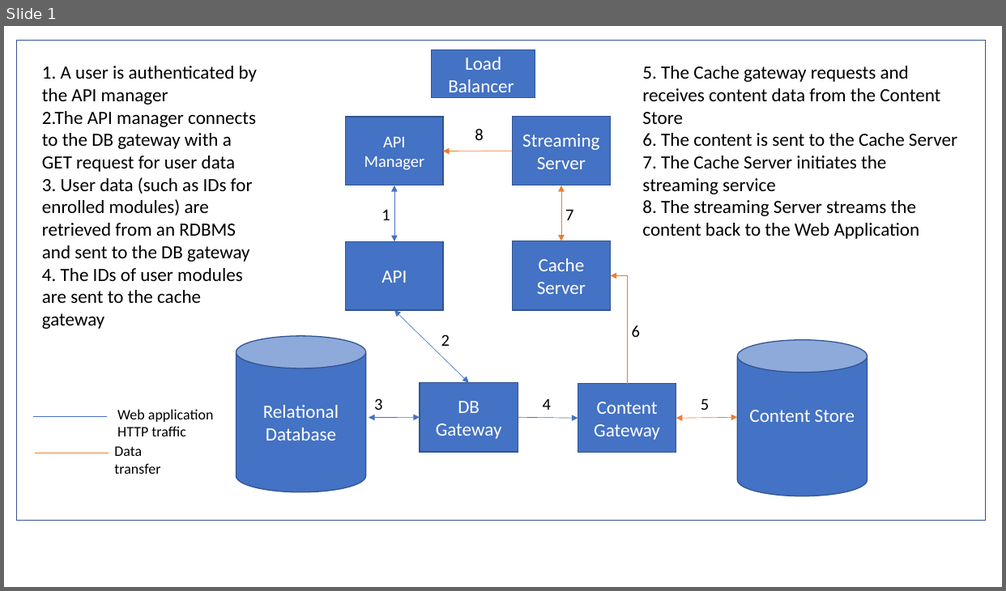
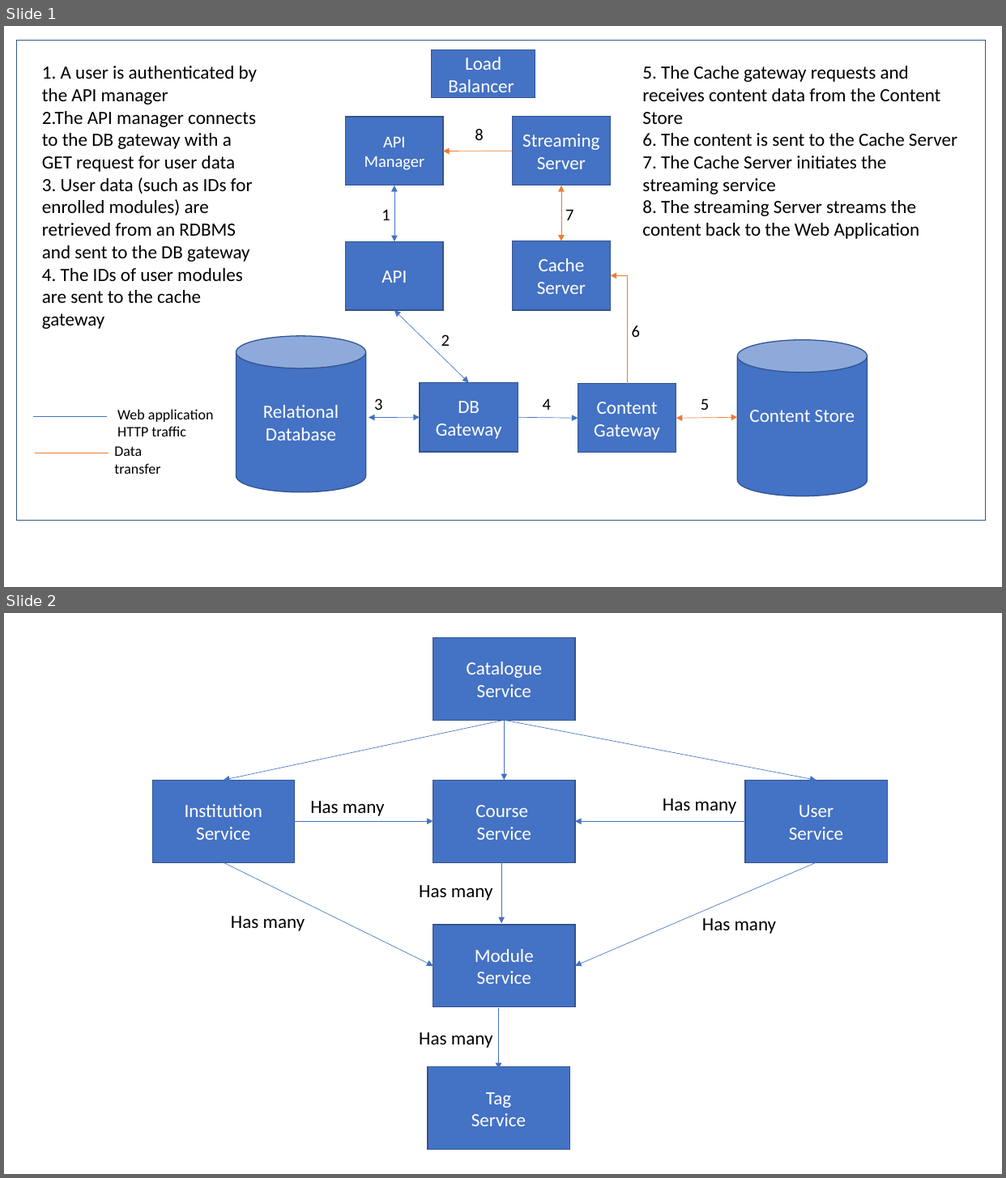
Before and after one commit to mdmjsh/soa, a slide deck: content/figs/fig_4_technology_architecture.pptx. Shown one above the other, each under a label of ours: slide 1 before the commit, slides 1 and 2 after it. The pictures are 1006x591 and 1006x1178 pixels, drawn with LibreOffice and Linux fonts; fonts in the diff are those of the drawing. Boxes give left, top, right and bottom in pixels: in the first picture for what was removed or moved away, otherwise in the second. Text is boxed around its words. In the diff, an @@ line names an element or a change of style, - is before the commit and + after.

```diff
--- a/content/figs/fig_4_technology_architecture.pptx
+++ b/content/figs/fig_4_technology_architecture.pptx
@@ slide 2 added at [4,613,1002,1174], background #FFFFFF @@
@@ rectangle added at [433,637,575,720], fill #4472C4, outline #325491 1 pt, 18 pt, text #FFFFFF @@
+Catalogue
+Service
@@ arrow added from (504, 720) to (224, 780), #4472C4 0.5 pt @@
@@ arrow added from (504, 720) to (504, 780), #4472C4 0.5 pt @@
@@ arrow added from (504, 720) to (816, 780), #4472C4 0.5 pt @@
@@ rectangle added at [152,780,295,862], fill #4472C4, outline #325491 1 pt, 18 pt, text #FFFFFF @@
+Institution
+Service
@@ rectangle added at [433,780,575,862], fill #4472C4, outline #325491 1 pt, 18 pt, text #FFFFFF @@
+Course
+Service
@@ rectangle added at [745,780,888,862], fill #4472C4, outline #325491 1 pt, 18 pt, text #FFFFFF @@
+User
+Service
@@ text added at [310,801,385,816], 18 pt, text #000000 @@
+Has many
@@ text added at [663,798,737,814], 18 pt, text #000000 @@
+Has many
@@ arrow added from (295, 821) to (433, 821), #4472C4 0.5 pt @@
@@ arrow added from (745, 821) to (575, 821), #4472C4 0.5 pt @@
@@ arrow added from (224, 863) to (433, 966), #4472C4 0.5 pt @@
@@ arrow added from (502, 863) to (502, 924), #4472C4 0.5 pt @@
@@ arrow added from (816, 863) to (575, 966), #4472C4 0.5 pt @@
@@ text added at [419,885,493,901], 18 pt, text #000000 @@
+Has many
@@ text added at [231,916,305,931], 18 pt, text #000000 @@
+Has many
@@ rectangle added at [433,925,575,1007], fill #4472C4, outline #325491 1 pt, 18 pt, text #FFFFFF @@
+Module
+Service
@@ text added at [702,918,777,934], 18 pt, text #000000 @@
+Has many
@@ arrow added from (499, 1008) to (499, 1070), #4472C4 0.5 pt @@
@@ text added at [419,1033,493,1048], 18 pt, text #000000 @@
+Has many
@@ rectangle added at [428,1067,570,1150], fill #4472C4, outline #325491 1 pt, 18 pt, text #FFFFFF @@
+Tag
+Service
```
Also in this commit, not shown: 3 other slides added, 5 other files.
